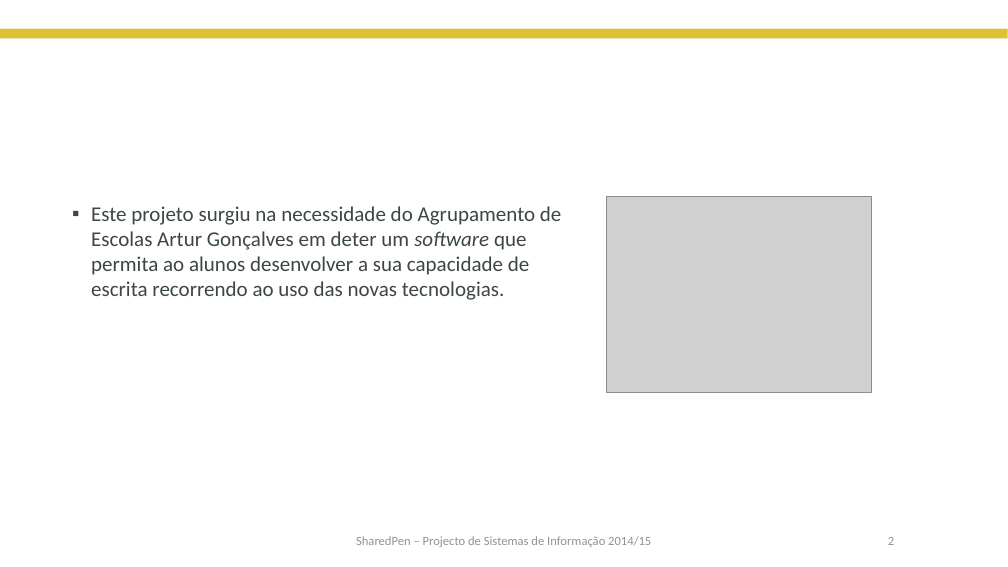
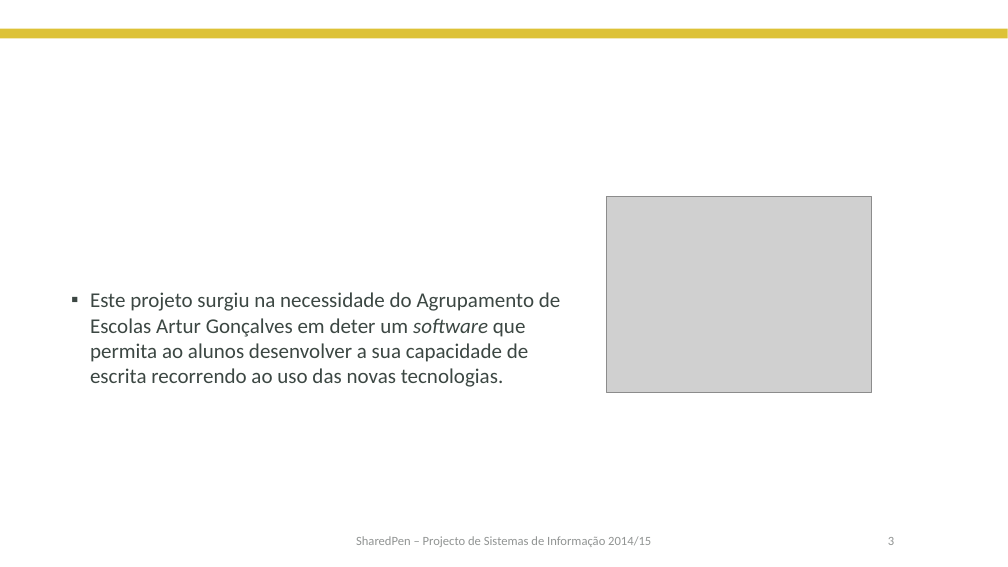
Before and after one commit to claudioRcarvalho/sharedpen_doc, a slide deck: slide 3 of Apresentação_professor_v1.pptx (slide 2 before the commit). Drawn at 1008x567 pixels with LibreOffice and Linux fonts; fonts in the diff are those of the drawing; grey boxes stand for pictures; background and template pictures are left out. Boxes give left, top, right and bottom in pixels: in the first picture for what was removed or moved away, otherwise in the second. Text is boxed around its words. In the diff, an @@ line names an element or a change of style, - is before the commit and + after.

```diff
--- a/Apresentação_professor_v1.pptx
+++ b/Apresentação_professor_v1.pptx
@@ text "Este projeto surgiu na necessidade ...": place and size @@
-text "Este projeto surgiu na necessidade ..." at (91,206,561,300)
+text "Este projeto surgiu na necessidade ..." at (90,292,560,387)
```
Also in this commit, not shown: 2 other slides changed, 5 slides added.
